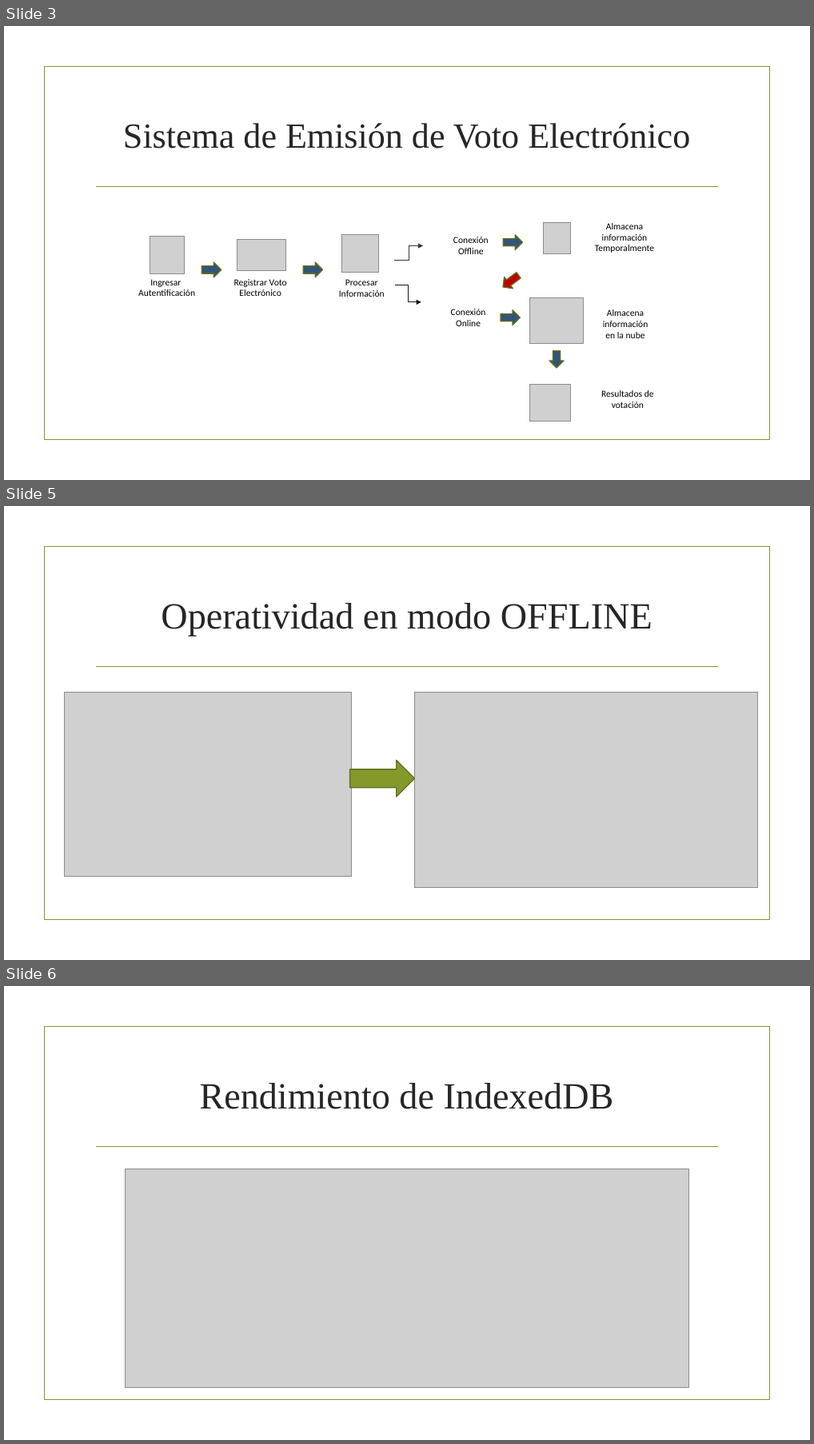
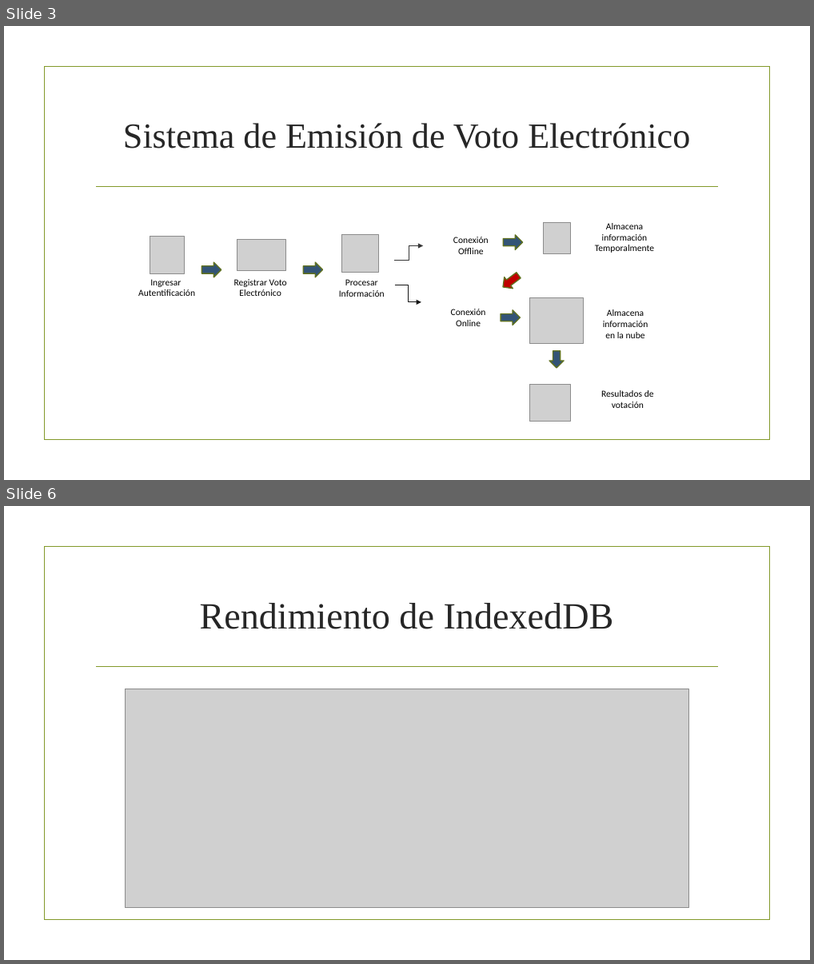
Before and after one commit to karin-romero/WT-Project, a slide deck: group6/Voto_Presentacion.pptx. Shown one above the other, each under a label of ours: slides 3, 5 and 6 before the commit, slides 3 and 6 after it; the slides between them are not shown. The pictures are 814x1444 and 814x964 pixels, drawn with LibreOffice and Linux fonts; fonts in the diff are those of the drawing; grey boxes stand for pictures; background and template pictures are left out. Boxes give left, top, right and bottom in pixels: in the first picture for what was removed or moved away, otherwise in the second. Text is boxed around its words. In the diff, an @@ line names an element or a change of style, - is before the commit and + after.

```diff
--- a/group6/Voto_Presentacion.pptx
+++ b/group6/Voto_Presentacion.pptx
@@ slide 5 removed at (x1=4, y1=506, x2=810, y2=960), background picture (left out); not listed: 2 template elements that a slide beside it also shows @@
@@ title removed at (x1=161, y1=603, x2=653, y2=636) @@
-Operatividad en modo OFFLINE
@@ picture removed at (x1=65, y1=692, x2=351, y2=876) @@
@@ picture removed at (x1=414, y1=692, x2=758, y2=887) @@
@@ right arrow removed at (x1=350, y1=760, x2=414, y2=796) @@
```
Also in this commit, not shown: 1 slide changed, 1 slide added.
